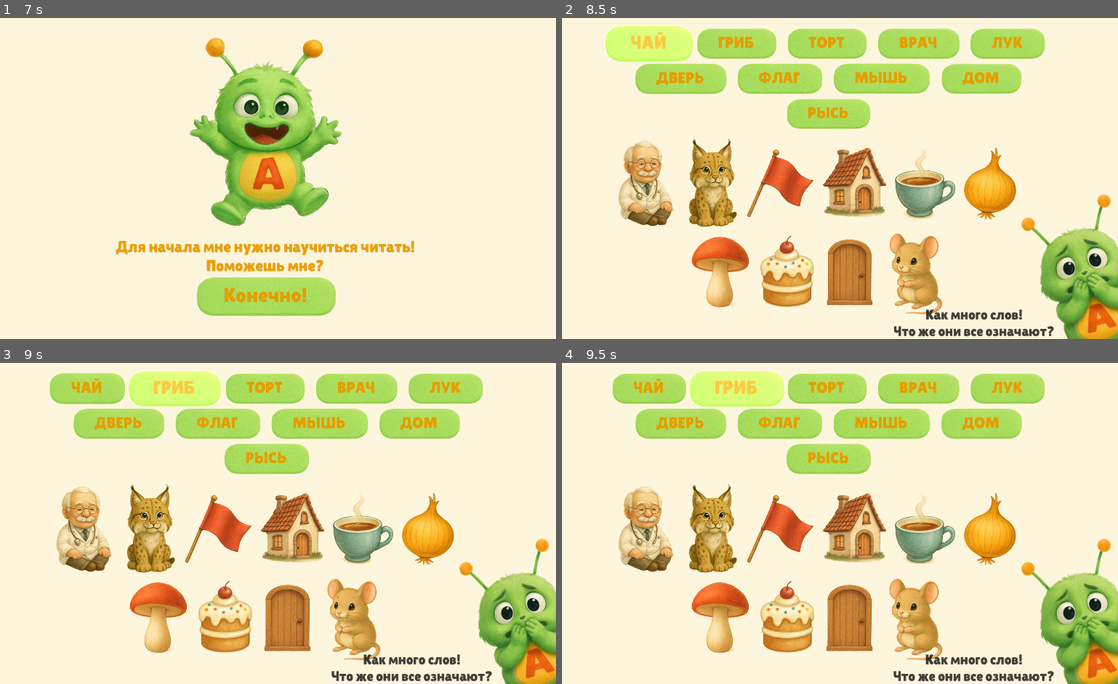
Above: before the commit, frames 1-4 (two rows, left to right).
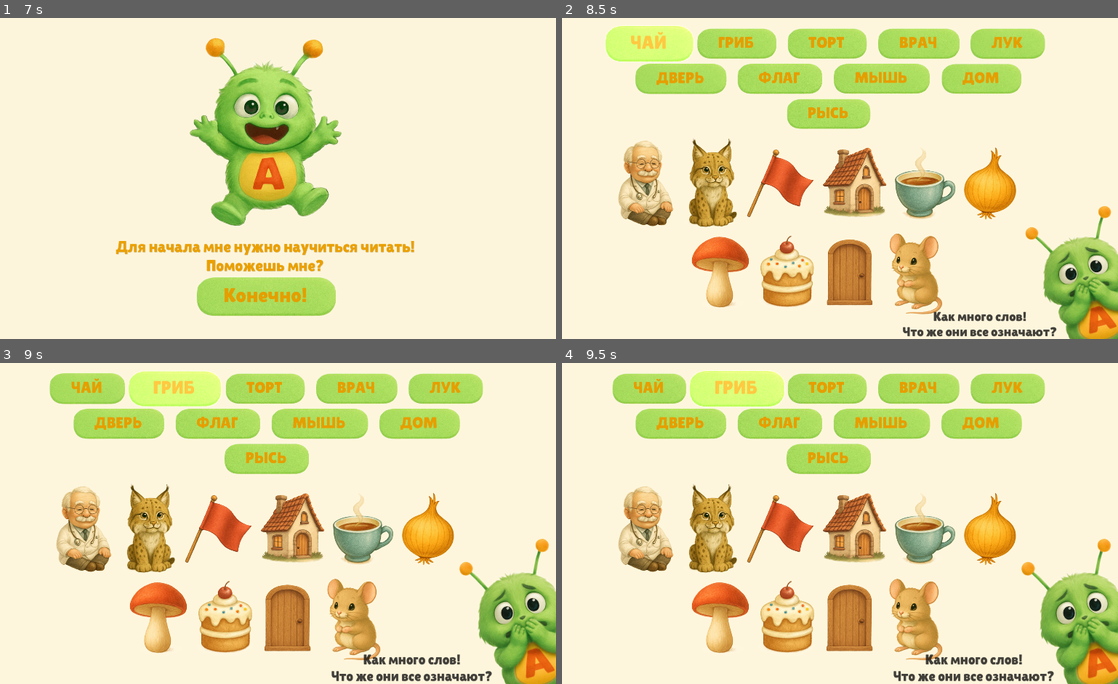
Above: after the commit, the same moments.

Repository: podmazko/Bukwiki
Game: Godot game, scene res://Scenes/main_scene.tscn
Same seed, same stepped clock (60 frames per second), same inputs: the game is played once before the commit and once after it.
Inputs (mouse positions are in pixels of both pictures, inside the frame that each line leads up to):
- Up to frame 1 (7 s): click "Начать игру" at 0.5 s; click "1" at 1.25 s; click "1" at 2 s; move the mouse to (394, 159) at 2.77 s; click (394, 159) at 2.92 s; tap Enter at 3.5 s; move the mouse to (150, 191) at 3.52 s; click (150, 191) at 3.67 s; move the mouse to (322, 104) at 4.27 s; click (322, 104) at 4.42 s; move the mouse to (233, 239) at 5.02 s; click (233, 239) at 5.17 s; click "Привет!" at 5.75 s; click "Привет!" at 6.5 s
- Up to frame 2 (8.5 s): click "Конечно!" at 7.25 s; click "ЧАЙ" at 8 s
- Up to frame 3 (9 s): click "ГРИБ" at 8.75 s
- Up to frame 4 (9.5 s): no input

Frame 1 is identical in both runs. In frame 2, 3.3% of the frame differs, in the area x 59-100%, y 54-100%; in frame 3, less than 0.1%; in frame 4, less than 0.1%.

Commit message:
MessengerRework

Diff:
--- /dev/null
+++ b/Scenes/Parts/MessagePopup.gd
@@ -0,0 +1,27 @@
+extends Control
+
+@onready var PopupNode:HBoxContainer=$HBox
+
+
+func _ready() -> void:
+	PopupNode.scale=Vector2(0,0)
+	PopupNode.pivot_offset=PopupNode.size
+	PlayerData.ShowMessage.connect(message)
+	PlayerData.HideMessage.connect(hide_message)
+
+###### Inner Funtions
+var _popup_scale:=Vector2(0.9,0.9)
+func message(_text:String,img:String,from_scale:=Vector2(1.03,0.98))->void:
+	PopupNode.scale=from_scale*_popup_scale
+	$HBox/Bubble.text=_text+"\n"
+	$HBox/Character.texture=load("res://Assets/Images/Popup/"+img+".png")
+
+	PopupNode.pivot_offset=PopupNode.size
+	var _tween:Tween=create_tween().set_parallel(true)
+	_tween.tween_property(PopupNode,"scale",_popup_scale,0.6)\
+		.set_trans(Tween.TRANS_BACK).set_ease(Tween.EASE_OUT)
+	_tween.tween_property(PopupNode,"modulate:a",1.0,0.2)
+
+func hide_message()->void:
+	var _tween:Tween=create_tween().set_parallel(true)
+	_tween.tween_property(PopupNode,"modulate:a",0,1.0)
--- /dev/null
+++ b/Scenes/Parts/MessagePopup.tscn
@@ -0,0 +1,42 @@
+[gd_scene load_steps=3 format=3 uid="uid://cfbi2ikbl4w8b"]
+
+[ext_resource type="Texture2D" uid="uid://cwn36hwuxni18" path="res://Assets/Images/Popup/Fear.png" id="1_4ts40"]
+[ext_resource type="Script" path="res://Scenes/Parts/MessagePopup.gd" id="1_sj20o"]
+
+[node name="MessagePopup" type="Control"]
+layout_mode = 3
+anchors_preset = 15
+anchor_right = 1.0
+anchor_bottom = 1.0
+grow_horizontal = 2
+grow_vertical = 2
+mouse_filter = 2
+script = ExtResource("1_sj20o")
+
+[node name="HBox" type="HBoxContainer" parent="."]
+layout_mode = 1
+anchors_preset = 3
+anchor_left = 1.0
+anchor_top = 1.0
+anchor_right = 1.0
+anchor_bottom = 1.0
+offset_left = -826.0
+offset_top = -543.0
+grow_horizontal = 0
+grow_vertical = 0
+mouse_filter = 2
+theme_override_constants/separation = -130
+alignment = 2
+
+[node name="Bubble" type="Label" parent="HBox"]
+layout_mode = 2
+size_flags_vertical = 8
+theme_override_colors/font_color = Color(0.0509804, 0.0509804, 0.0509804, 0.752941)
+text = "Как много слов!
+Что же они все означают?"
+horizontal_alignment = 1
+
+[node name="Character" type="TextureRect" parent="HBox"]
+layout_mode = 2
+mouse_filter = 2
+texture = ExtResource("1_4ts40")
--- a/Scenes/Segments/Connector.gd
+++ b/Scenes/Segments/Connector.gd
@@ -1,6 +1,4 @@
 extends Control
-
-@onready var PopupNode:HBoxContainer=$HBox
 
 @onready var WordsGrp:HFlowContainer=$HFlow
 @onready var ImagesGrp:HFlowContainer=$HFlow2
@@ -8,9 +6,6 @@
 var LavelCounter:int
 
 func _init_segment(_segment_info_words:Array)->void:
-	PopupNode.scale=Vector2(0,0)
-	PopupNode.pivot_offset=PopupNode.size
-
 	#prepare arrays
 	var _segment_info:Array=[_segment_info_words,[]]
 	var words_count:int=_segment_info[0].size()
@@ -62,19 +57,13 @@
 
 func appear_anim()->void:
 	var _tween:Tween=create_tween().set_parallel(true)
-	_tween.tween_callback(message.bind("Как много слов!\nЧто же они все означают?",Vector2(0.5,0)) )\
+	_tween.tween_callback(message.bind("Как много слов!\nЧто же они все означают?","Fear",Vector2(0.5,0)) )\
 				.set_delay(1)
 
 
 ###### Inner Funtions
-var _popup_scale:=Vector2(0.9,0.9)
-func message(_text:String,from_scale:=Vector2(1.05,0.95))->void:
-	PopupNode.scale=from_scale*_popup_scale
-	$HBox/Bubble.text=_text+"\n"
-
-	var _tween:Tween=create_tween().set_parallel(true)
-	_tween.tween_property(PopupNode,"scale",_popup_scale,0.5)\
-		.set_trans(Tween.TRANS_BACK).set_ease(Tween.EASE_OUT)
+func message(_text:String,img:String,from_scale:=Vector2(1.05,0.95))->void:
+	PlayerData.emit_signal("ShowMessage",_text,img,from_scale)
 
 
 var V_message_n:int=0
@@ -110,9 +99,9 @@
 
 				PlayerData.emit_signal("SFX","A")
 
-				message(["Огоо, ты молодец!","Правильно!"][V_message_n])
+				message(["Ого, ты молодец!","Правильно!","Умничка!","Верно!","Супер!"][V_message_n],"Happy")
 				V_message_n+=1
-				if V_message_n==2:
+				if V_message_n==5:
 					V_message_n=0
 
 				current_selected=null
@@ -127,7 +116,7 @@
 					pass
 				current_selected=null
 
-				message(["Ой! Что-то не то...","Ух, не подошло"][X_message_n])
+				message(["Ой! Что-то не то...","Ух, не подошло"][X_message_n],"Fear")
 				X_message_n+=1
 				if X_message_n==2:
 					X_message_n=0
@@ -143,8 +132,8 @@
 
 
 func finish_level()->void:
+	PlayerData.emit_signal("HideMessage")
 	var _tween:Tween=create_tween().set_parallel(true)
-	_tween.tween_property(PopupNode,"modulate:a",0,1.0)
 	_tween.tween_property(WordsGrp,"modulate:a",0,1.0)
 
 	var _offset:=0.8 # wait for last right answer anim finish
--- a/Scenes/Segments/Connector.tscn
+++ b/Scenes/Segments/Connector.tscn
@@ -1,7 +1,6 @@
-[gd_scene load_steps=3 format=3 uid="uid://jqsydjtlj2aq"]
+[gd_scene load_steps=2 format=3 uid="uid://jqsydjtlj2aq"]
 
 [ext_resource type="Script" path="res://Scenes/Segments/Connector.gd" id="1_r5jys"]
-[ext_resource type="Texture2D" uid="uid://cwn36hwuxni18" path="res://Assets/Images/Emotions/PopupFear.png" id="2_7yks7"]
 
 [node name="Connector" type="Control"]
 layout_mode = 3
@@ -51,31 +50,3 @@
 theme_override_constants/v_separation = 10
 alignment = 1
 last_wrap_alignment = 2
-
-[node name="HBox" type="HBoxContainer" parent="."]
-layout_mode = 1
-anchors_preset = 3
-anchor_left = 1.0
-anchor_top = 1.0
-anchor_right = 1.0
-anchor_bottom = 1.0
-offset_left = -826.0
-offset_top = -543.0
-grow_horizontal = 0
-grow_vertical = 0
-mouse_filter = 2
-theme_override_constants/separation = -130
-alignment = 2
-
-[node name="Bubble" type="Label" parent="HBox"]
-layout_mode = 2
-size_flags_vertical = 8
-theme_override_colors/font_color = Color(0.0509804, 0.0509804, 0.0509804, 0.752941)
-text = "Как много слов!
-Что же они все означают?"
-horizontal_alignment = 1
-
-[node name="Character" type="TextureRect" parent="HBox"]
-layout_mode = 2
-mouse_filter = 2
-texture = ExtResource("2_7yks7")
--- a/Scenes/Singletones/Data.gd
+++ b/Scenes/Singletones/Data.gd
@@ -34,7 +34,7 @@
 		12:["Happy","Для начала мне нужно научиться читать!\nПоможешь мне?","Конечно!"],
 		13:["Happy","Как хорошо, что я тебя встретил!\nТы такой умный!","Давай еще!"],
 		14:["Read","Все слова я собираю в эту книжку. Хочешь посмотреть?","Конечно!"],
-		15:["BookDrop","Ой, уронил! Теперь надо все собрать","(помочь буквику)"],
+		15:["BookDrop","Ой, уронил! Теперь надо все собрать","(помочь Буквику)"],
 	},
 	"Connector":{ #Images name + Text
 		"preload":preload("res://Scenes/Segments/Connector.tscn"),
--- a/Scenes/Singletones/PlayerData.gd
+++ b/Scenes/Singletones/PlayerData.gd
@@ -5,3 +5,5 @@
 
 signal NextSegment
 signal SFX
+signal ShowMessage
+signal HideMessage
--- a/Scenes/main_scene.tscn
+++ b/Scenes/main_scene.tscn
@@ -1,7 +1,8 @@
-[gd_scene load_steps=5 format=3 uid="uid://b3bydmfmtb3wi"]
+[gd_scene load_steps=6 format=3 uid="uid://b3bydmfmtb3wi"]
 
 [ext_resource type="Script" path="res://Scenes/MainScene.gd" id="1_6l7je"]
 [ext_resource type="Texture2D" uid="uid://bjaw4kajw2oph" path="res://Assets/Images/Emotions/Read.png" id="2_foa4y"]
+[ext_resource type="PackedScene" uid="uid://cfbi2ikbl4w8b" path="res://Scenes/Parts/MessagePopup.tscn" id="3_j2i8u"]
 [ext_resource type="AudioStream" uid="uid://j7k38tsapjbo" path="res://Assets/Music/Positive-Orchestral-Theme-_4.ogg" id="3_jv6wh"]
 
 [sub_resource type="AudioStreamPolyphonic" id="AudioStreamPolyphonic_jv6wh"]
@@ -104,6 +105,9 @@
 grow_vertical = 2
 mouse_filter = 2
 
+[node name="MessagePopup" parent="." instance=ExtResource("3_j2i8u")]
+layout_mode = 1
+
 [node name="Blocker" type="ColorRect" parent="."]
 visible = false
 layout_mode = 1
--- a/project.godot
+++ b/project.godot
@@ -28,6 +28,7 @@
 
 window/size/viewport_width=1920
 window/size/viewport_height=1080
+window/size/mode=3
 window/stretch/mode="viewport"
 window/stretch/aspect="expand"
 
Binary file changed: Assets/Images/Objects/syn.png
Renamed: Assets/Images/Emotions/PopupFear.png -> Assets/Images/Popup/Fear.png
Not shown, added: Assets/Images/Popup/Fear.png.import
Binary file added: Assets/Images/Popup/Happy.png
Not shown, changed: Assets/Images/Popup/Happy.png.import
